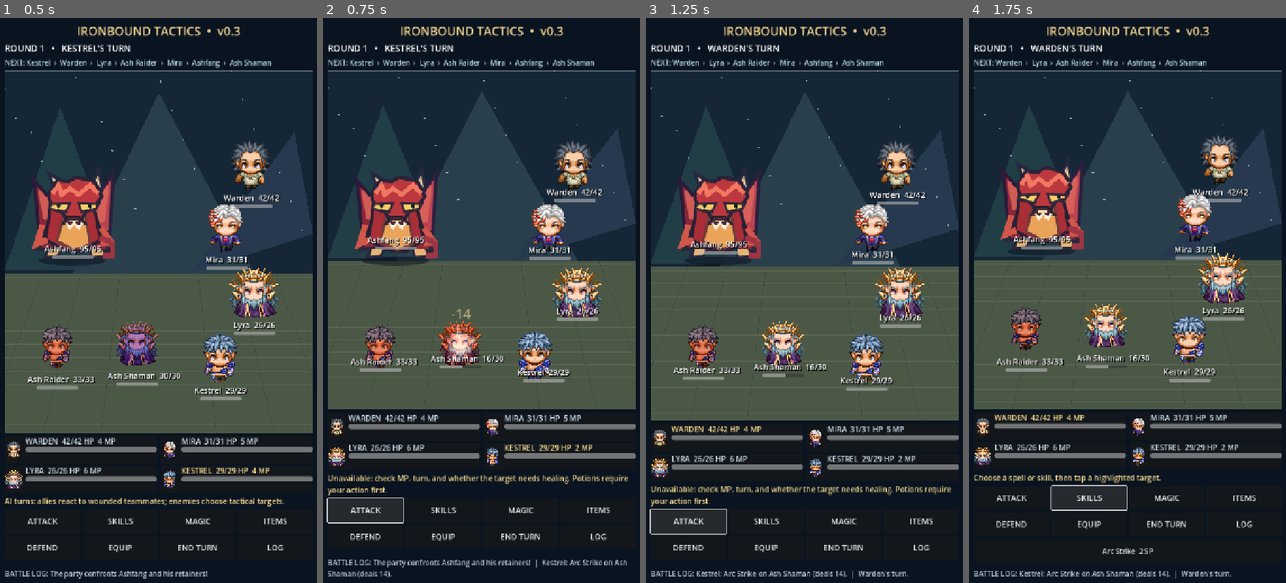
Above: before the commit, frames 1-4 (left to right).
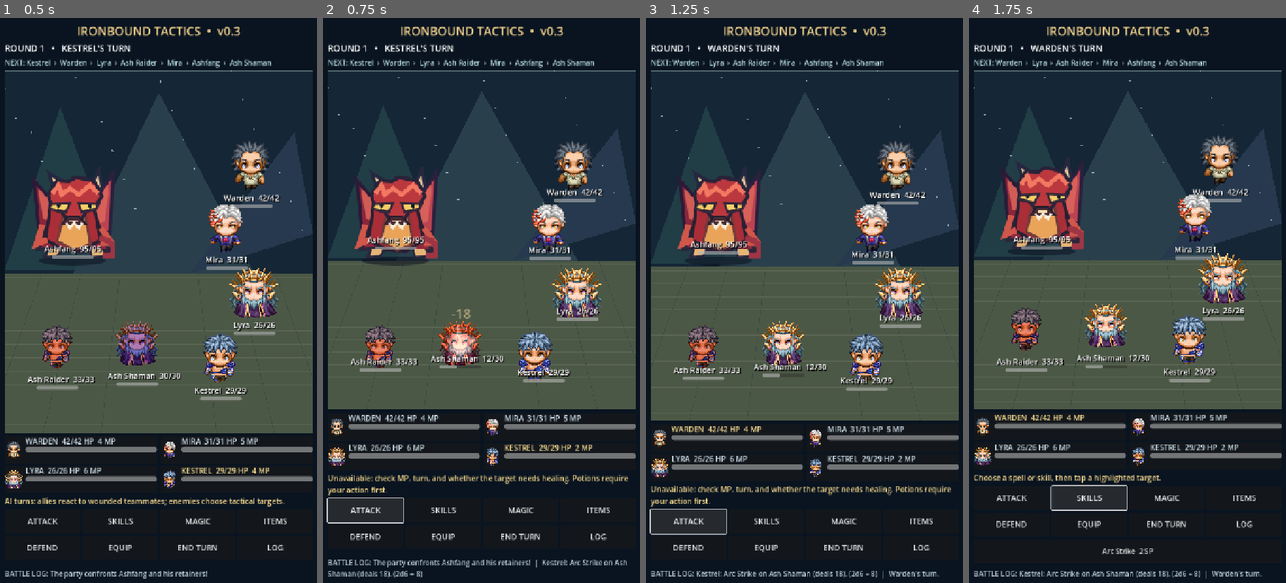
Above: after the commit, the same moments.

Repository: timnagytaxes-svg/android-test-apk
Game: Godot game, scene res://v03/battle_screen.tscn
Same seed, same stepped clock (60 frames per second), same inputs: the game is played once before the commit and once after it.
Inputs:
- Up to frame 1 (0.5 s): no input
- Up to frame 2 (0.75 s): click "ATTACK" at 0.5 s
- Up to frame 3 (1.25 s): no input
- Up to frame 4 (1.75 s): click "SKILLS" at 1.25 s

Frame 1 is identical in both runs. In frame 2, 0.1% of the frame differs, in the area x 18-54%, y 51-99%; in frame 3, 0.2%, in the area x 42-93%, y 61-100%; in frame 4, 0.2%.

Commit message:
Use secure unbiased dice for damage, crits and healing; support level-gated class skills

Diff:
--- a/godot/v03/systems/abilities.gd
+++ b/godot/v03/systems/abilities.gd
@@ -8,6 +8,9 @@
     "frost": {"name": "Frost Shard", "cost": 2, "type": "damage", "target": "foe", "style": "ice"},
     "mend": {"name": "Mend", "cost": 2, "type": "heal", "target": "ally", "style": "heal"},
     "guard": {"name": "Defend", "cost": 0, "type": "guard", "target": "self", "style": "guard"},
+    "cleave": {"name": "Sweeping Blow", "cost": 2, "type": "damage", "target": "foe", "style": "slash"},
+    "surge": {"name": "Arc Surge", "cost": 2, "type": "damage", "target": "foe", "style": "arc"},
+    "bastion": {"name": "Iron Bastion", "cost": 1, "type": "guard", "target": "self", "style": "guard"},
     "potion": {"name": "Potion", "cost": 0, "type": "heal", "target": "ally", "style": "heal", "bonus": true}
 }
 
--- a/godot/v03/systems/battle.gd
+++ b/godot/v03/systems/battle.gd
@@ -12,12 +12,14 @@
 var result: String = ""
 var inventory: ModuleInventory
 var abilities := V3Abilities.new()
-var rng := RandomNumberGenerator.new()
-
-func _init(bag: ModuleInventory) -> void:
+var dice: V4SecureDice = V4SecureDice.new()
+
+func _init(bag: ModuleInventory, custom_dice: V4SecureDice = null) -> void:
     inventory = bag
-
-func create() -> void:
+    if custom_dice != null:
+        dice = custom_dice
+
+func create(progression: V4Progression = null) -> void:
     units = [
         V3Unit.new("warden", "Warden", "party", "warrior", 42, 6, 3, 12, 4),
         V3Unit.new("mira", "Mira", "party", "cleric", 31, 4, 1, 9, 5),
@@ -31,7 +33,9 @@
     index = 0
     finished = false
     result = ""
-    rng.randomize()
+    if progression != null:
+        for member: V3Unit in units:
+            progression.apply(member)
     _reorder()
     active_unit().begin_turn()
     changed.emit("The party confronts Ashfang and his retainers!")
@@ -71,6 +75,12 @@
         return false
     if actor.mp < int(definition["cost"]):
         return false
+    if kind in ["cleave", "surge", "bastion"]:
+        if actor.id != "warden" or actor.level < 2:
+            return false
+        var required: Dictionary = {"cleave": "vanguard", "surge": "spellblade", "bastion": "bulwark"}
+        if actor.role != required[kind]:
+            return false
     if target_id.is_empty():
         return not abilities.targets(kind, actor, units).is_empty()
     var target: V3Unit = unit_by_id(target_id)
@@ -94,22 +104,31 @@
         actor.action_used = true
     actor.mp -= int(definition["cost"])
     var amount: int = 0
-    if kind == "guard":
+    var die_total: int = 0
+    var critical: bool = false
+    if kind in ["guard", "bastion"]:
         actor.guarding = true
+        if kind == "bastion":
+            actor.mp = mini(actor.max_mp, actor.mp + 1)
     elif kind in ["mend", "potion"]:
-        amount = target.heal(14 if kind == "potion" else (13 + rng.randi_range(0, 4)), max_hp(target))
+        amount = target.heal(14 if kind == "potion" else (10 + dice.roll(6)), max_hp(target))
     else:
-        var base: int = 3 + attack_power(actor) + rng.randi_range(0, 4)
-        if kind == "arc":
+        # Every hit receives secure 2d6 damage and an independent d20 crit check.
+        die_total = dice.roll(6) + dice.roll(6)
+        critical = dice.roll(20) == 20
+        var base: int = attack_power(actor) + die_total
+        if kind in ["arc", "cleave", "surge"]:
             base += 6
         elif kind == "ember":
             base += 5
         elif kind == "frost":
             base += 2
+        if critical:
+            base += die_total
         if actor.chilled > 0:
             base -= 2
         var mitigation: int = armor(target)
-        if kind in ["ember", "frost"]:
+        if kind in ["ember", "frost", "surge"]:
             mitigation = int(ceil(float(mitigation) * 0.5))
         if target.guarding:
             base -= 5
@@ -119,11 +138,16 @@
     actor.chilled = maxi(0, actor.chilled - 1)
     _check_end()
     action_resolved.emit({"kind": kind, "style": str(definition["style"]), "source": actor.id,
-        "target": target.id, "amount": amount, "healing": kind in ["mend", "potion"]})
+        "target": target.id, "amount": amount, "healing": kind in ["mend", "potion"],
+        "critical": critical, "dice_total": die_total})
     var verb: String = "recovers" if kind in ["mend", "potion"] else "deals"
     var summary: String = "%s: %s on %s (%s %d)." % [actor.name, definition["name"], target.name, verb, amount]
-    if kind == "guard":
+    if kind in ["guard", "bastion"]:
         summary = "%s braces against incoming attacks." % actor.name
+    elif critical:
+        summary += " CRITICAL HIT! (2d6 = %d)" % die_total
+    elif kind not in ["mend", "potion"]:
+        summary += " (2d6 = %d)" % die_total
     if finished:
         summary += " " + result
     changed.emit(summary)
@@ -190,7 +214,8 @@
     for unit: V3Unit in units:
         actors.append({"id": unit.id, "name": unit.name, "faction": unit.faction, "role": unit.role,
             "hp": unit.hp, "max_hp": max_hp(unit), "mp": unit.mp, "max_mp": unit.max_mp,
-            "guarding": unit.guarding, "chilled": unit.chilled, "power": attack_power(unit), "armor": armor(unit)})
+            "guarding": unit.guarding, "chilled": unit.chilled, "power": attack_power(unit), "armor": armor(unit),
+            "level": unit.level, "xp": unit.experience, "class": unit.role})
     return {"actors": actors, "order": order.duplicate(), "index": index, "round": round,
         "finished": finished, "result": result, "potions": inventory.potions,
         "equipment": inventory.equipped.duplicate(), "bag": inventory.bag.duplicate()}
@@ -200,7 +225,7 @@
     for unit: V3Unit in units:
         actors.append(unit.serialize())
     return {"actors": actors,"order": order.duplicate(),"index": index,"round": round,
-        "finished": finished,"result": result,"seed": str(rng.state)}
+        "finished": finished,"result": result}
 
 func restore(data: Dictionary) -> bool:
     var actors: Variant = data.get("actors", [])
@@ -233,6 +258,6 @@
     result = str(data.get("result", ""))
     if not finished and not active_unit().alive():
         return false
-    rng.state = int(data.get("seed", "0"))
+    # CSPRNG state is never serialized. Future rolls remain unpredictable.
     changed.emit("Battle restored, including the turn queue.")
     return true
--- a/godot/v03/systems/unit.gd
+++ b/godot/v03/systems/unit.gd
@@ -12,6 +12,8 @@
 var speed: int
 var mp: int
 var max_mp: int
+var level: int = 1
+var experience: int = 0
 var chilled: int = 0
 var guarding: bool = false
 var action_used: bool = false
@@ -54,11 +56,11 @@
     return recovered
 
 func serialize() -> Dictionary:
-    return {"id": id,"hp": hp,"mp": mp,"chilled": chilled,"guarding": guarding,
+    return {"id": id,"hp": hp,"mp": mp,"level": level,"chilled": chilled,"guarding": guarding,
         "action_used": action_used,"bonus_used": bonus_used}
 
 func restore(data: Dictionary, cap: int) -> bool:
-    if str(data.get("id", "")) != id:
+    if str(data.get("id", "")) != id or int(data.get("level", level)) != level:
         return false
     var new_hp: int = int(data.get("hp", -1))
     var new_mp: int = int(data.get("mp", -1))
